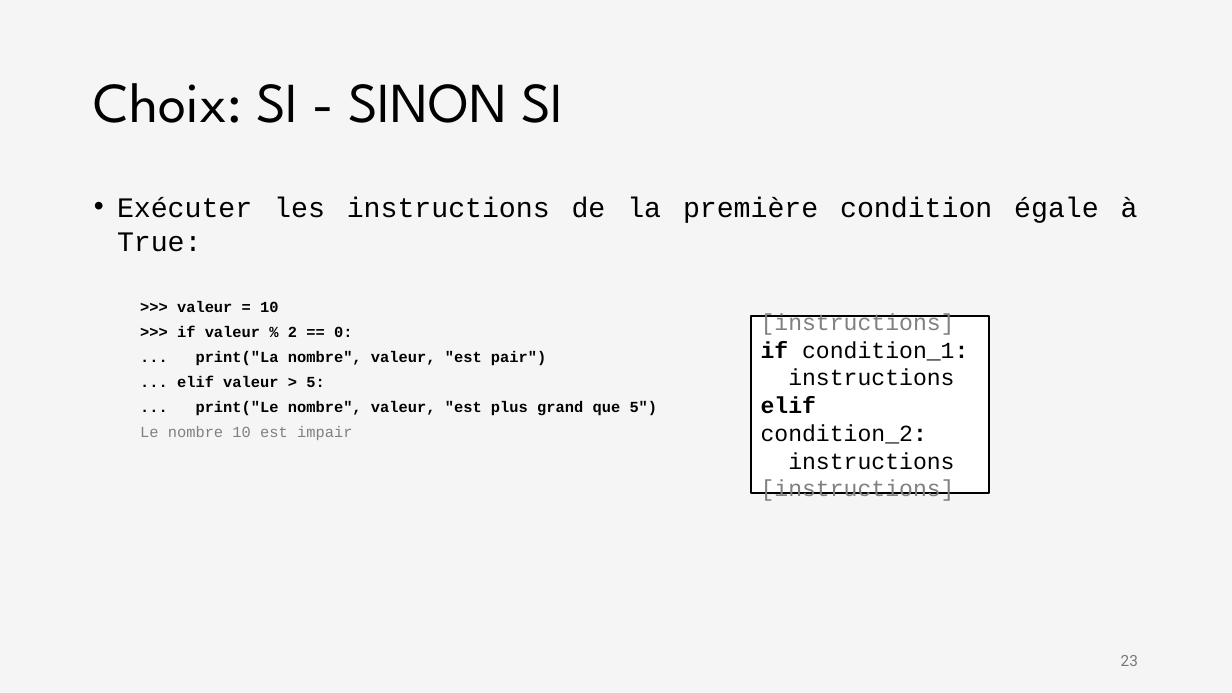
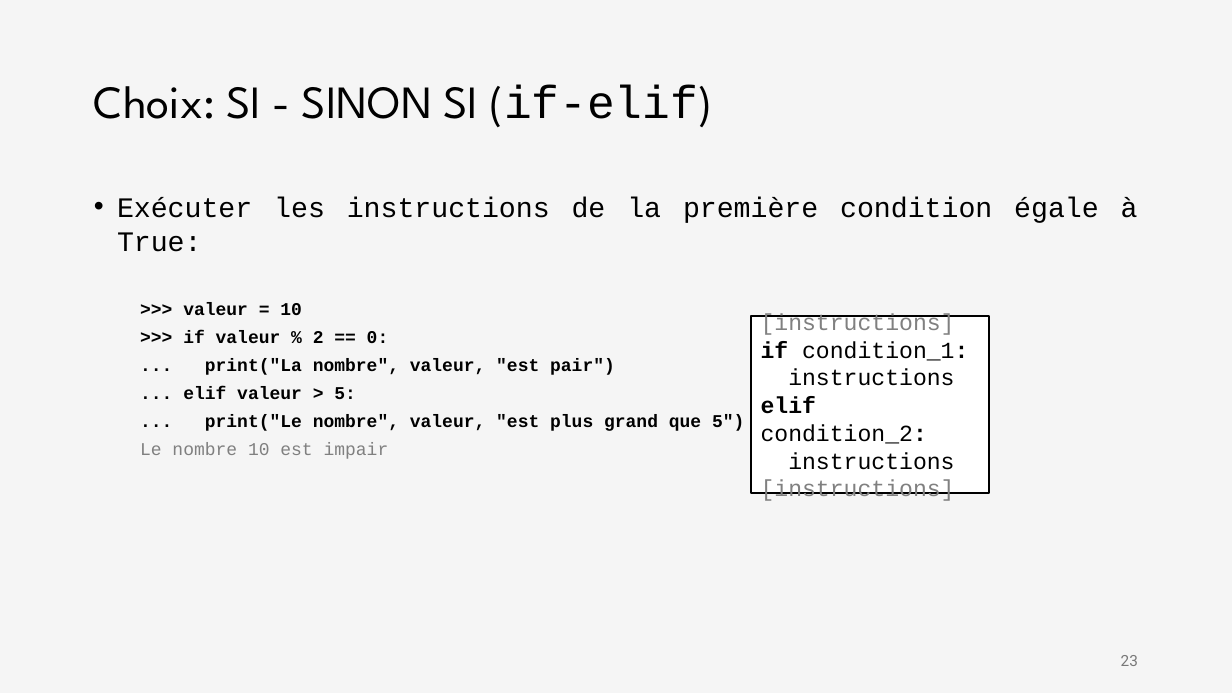
Before and after one commit to iannickgagnon/sagedays_iannick_2026, a slide deck: slide 23 of python_1/presentation_python_1.pptx. Drawn at 1232x693 pixels with LibreOffice and Linux fonts; fonts in the diff are those of the drawing. Boxes give left, top, right and bottom in pixels: in the first picture for what was removed or moved away, otherwise in the second. Text is boxed around its words. In the diff, an @@ line names an element or a change of style, - is before the commit and + after.

```diff
--- a/python_1/presentation_python_1.pptx
+++ b/python_1/presentation_python_1.pptx
@@ title at (94,84,712,127): text changed; size 44 to 36 pt @@
-Choix: SI - SINON SI
+Choix: SI - SINON SI (if-elif)
@@ text at (140,302,744,459): size 12 to 14 pt in ">>> valeur = 10", ">>> if valeur % 2 == 0:", "... print("La nombre", valeur, "est pair")", "... elif valeur > 5:" and 2 more places @@
```
Also in this commit, not shown: 5 other slides changed, 4 slides added, 1 slide removed.
